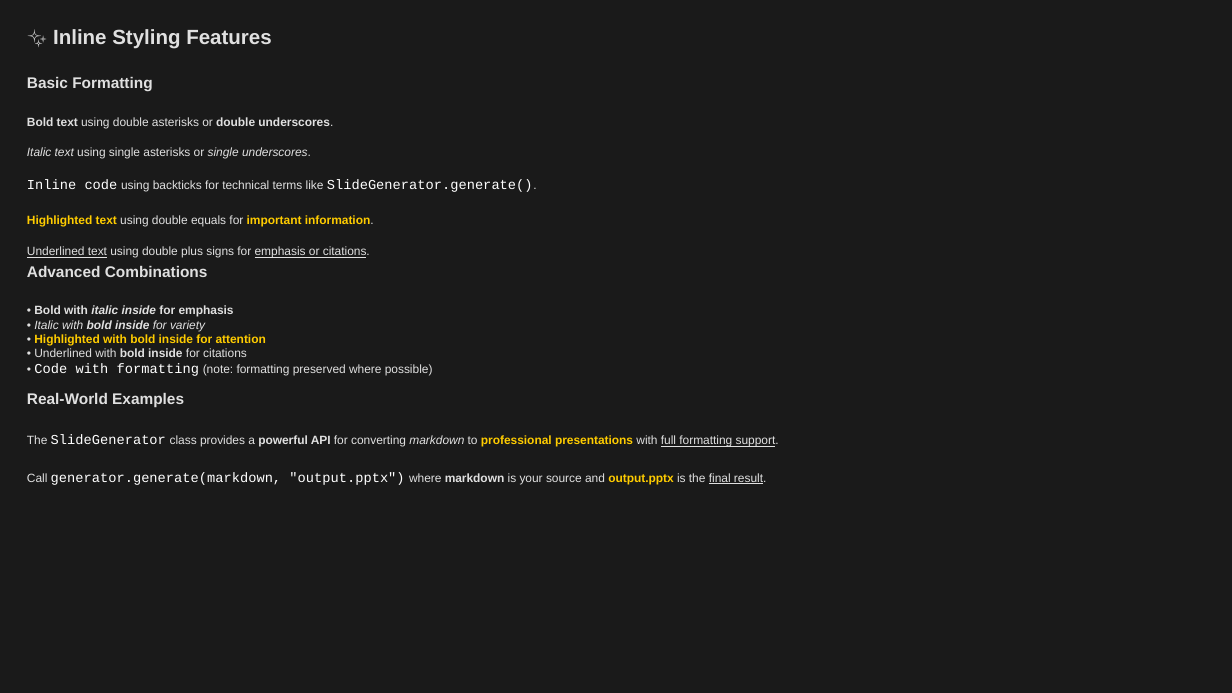
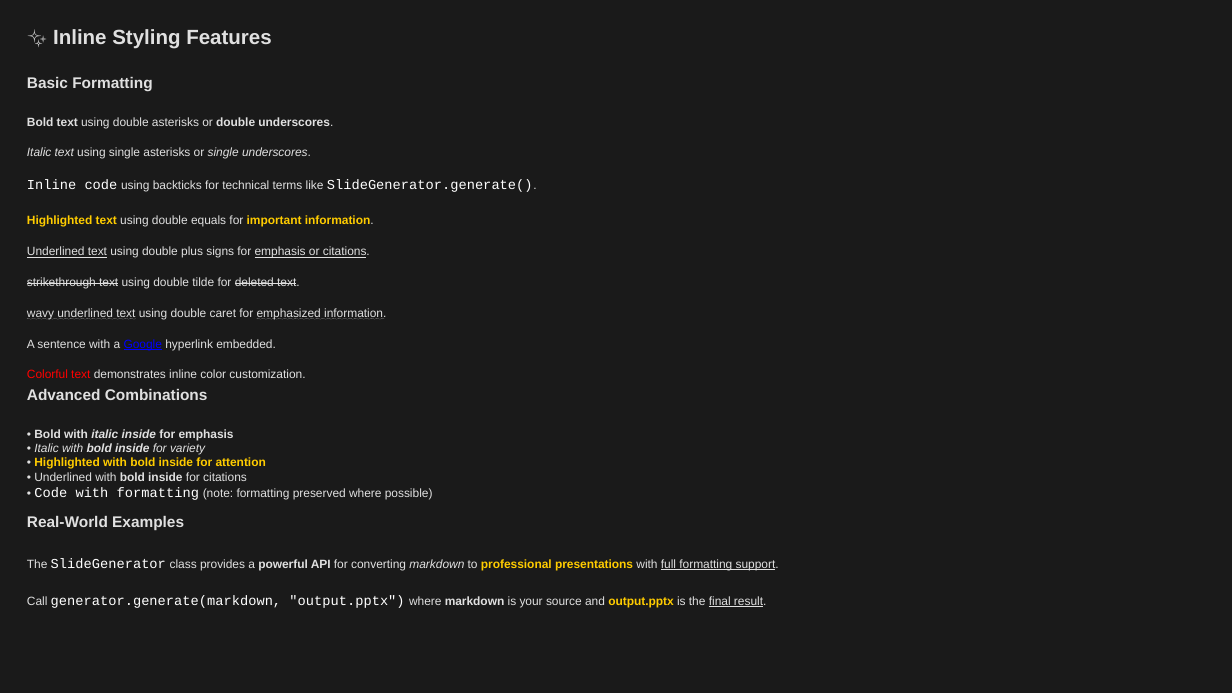
Before and after one commit to louisazhou/slidegenerator, a slide deck: slide 2 of output/comprehensive_demo_dark.pptx. Drawn at 1232x693 pixels with LibreOffice and Linux fonts; fonts in the diff are those of the drawing. Boxes give left, top, right and bottom in pixels: in the first picture for what was removed or moved away, otherwise in the second. Text is boxed around its words. In the diff, an @@ line names an element or a change of style, - is before the commit and + after.

Commit message:
add support for strikethrough, hyperlink

```diff
--- a/output/comprehensive_demo_dark.pptx
+++ b/output/comprehensive_demo_dark.pptx
@@ text added at (27, 277, 300, 289), 7 pt, text #E0E0E0, strikethrough @@
+strikethrough text using double tilde for deleted text.
@@ text added at (27, 308, 386, 320), 7 pt, text #E0E0E0, underline @@
+wavy underlined text using double caret for emphasized information.
@@ text added at (27, 339, 276, 350), 7 pt, text #E0E0E0 @@
+A sentence with a Google hyperlink embedded.
@@ text added at (27, 369, 305, 378), 7 pt, text #E0E0E0 @@
+Colorful text demonstrates inline color customization.
@@ 5 texts: place and size @@
-5 texts at (27, 266, 779, 485)
+5 texts at (27, 389, 779, 608)
```
Also in this commit, not shown: 5 other slides changed, 18 other files.
